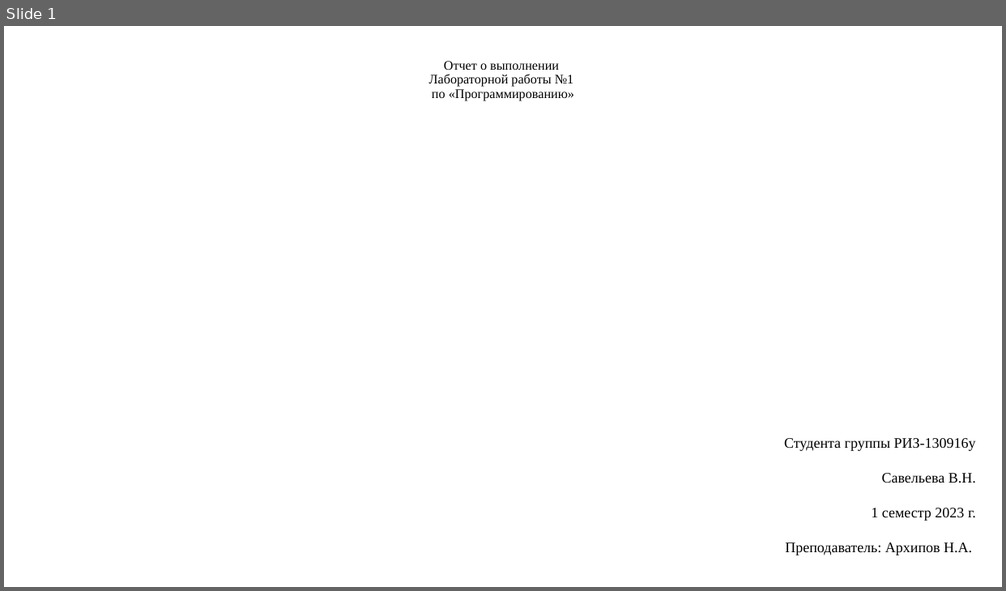
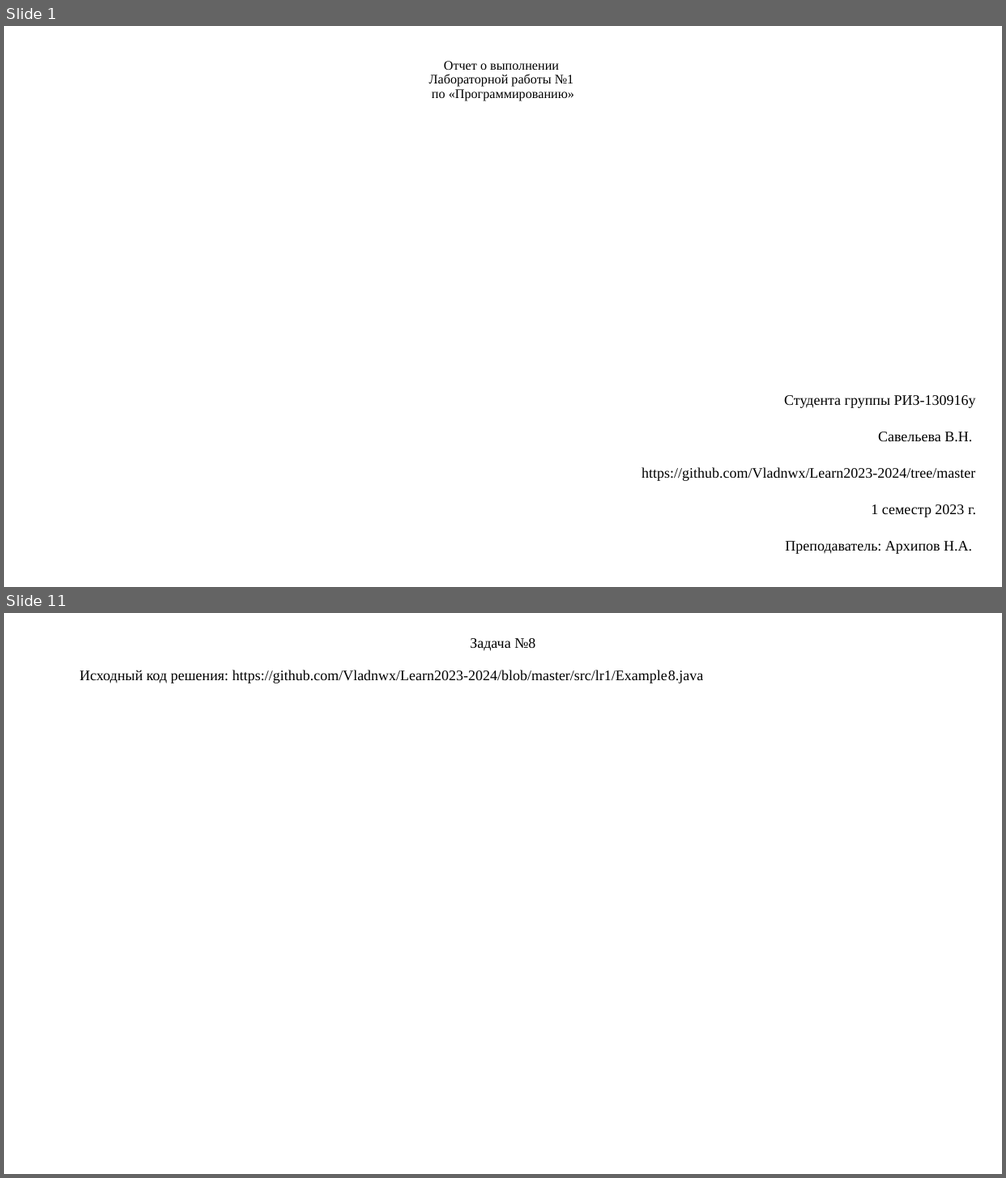
Before and after one commit to Vladnwx/Learn2023-2024, a slide deck: src/lr1/РИЗ-130916у Савельев В.Н. Отчет о выполнении ЛР1.pptx. Shown one above the other, each under a label of ours: slide 1 before the commit, slides 1 and 11 after it; the slides between them are not shown. The pictures are 1006x591 and 1006x1178 pixels, drawn with LibreOffice and Linux fonts; fonts in the diff are those of the drawing. Boxes give left, top, right and bottom in pixels: in the first picture for what was removed or moved away, otherwise in the second. Text is boxed around its words. In the diff, an @@ line names an element or a change of style, - is before the commit and + after.

```diff
--- a/src/lr1/РИЗ-130916у Савельев В.Н. Отчет о выполнении ЛР1.pptx
+++ b/src/lr1/РИЗ-130916у Савельев В.Н. Отчет о выполнении ЛР1.pptx
@@ slide 11 added at (4,613,1002,1174), background #FFFFFF @@
@@ title added at (470,638,535,651), 14 pt, text #000000 @@
+Задача №8
@@ text added at (79,670,703,683), 14 pt, text #000000 @@
+Исходный код решения: https://github.com/Vladnwx/Learn2023-2024/blob/master/src/lr1/Example8.java
@@ slide 1 changed as well @@
@@ subtitle "Студента группы РИЗ-130916у": place and size @@
-subtitle "Студента группы РИЗ-130916у" at (784,438,976,556)
+subtitle "Студента группы РИЗ-130916у" at (641,395,976,554)
@@ subtitle at (784,395,976,554): line spacing 1.4 to 1.5 @@
@@ subtitle at (641,467,975,481): paragraph added @@
+https://github.com/Vladnwx/Learn2023-2024/tree/master
```
Also in this commit, not shown: 1 other slide changed, 18 other slides added, 2 slides removed, 1 other file.
